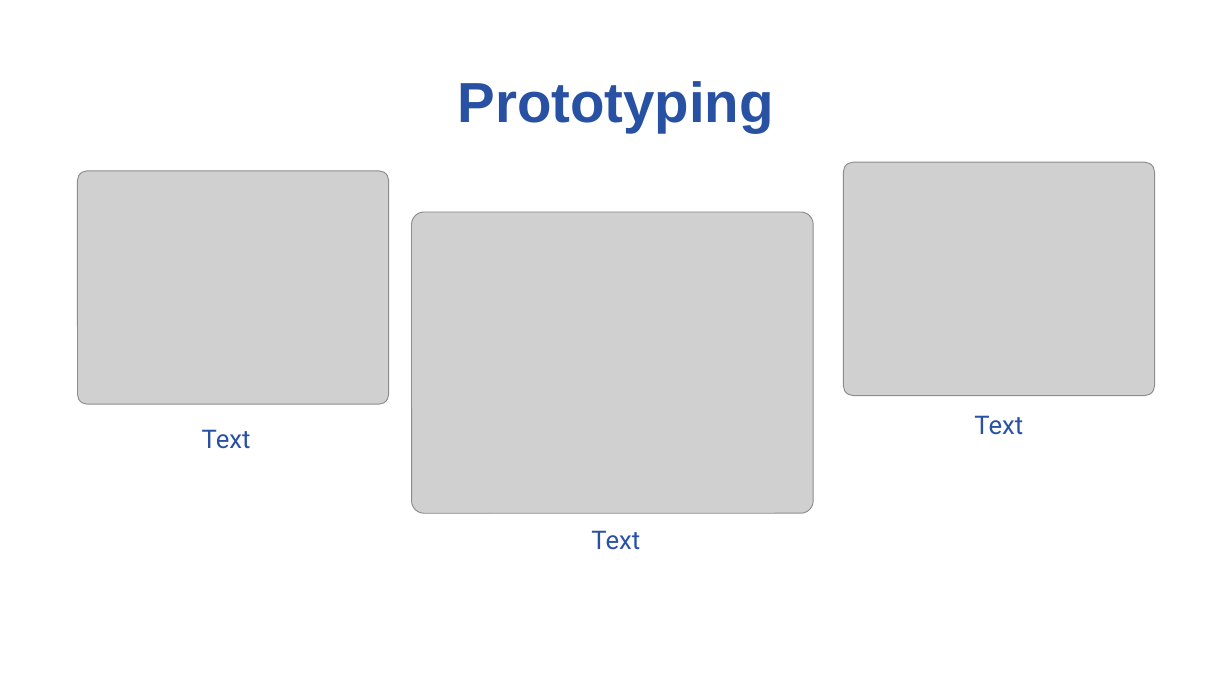
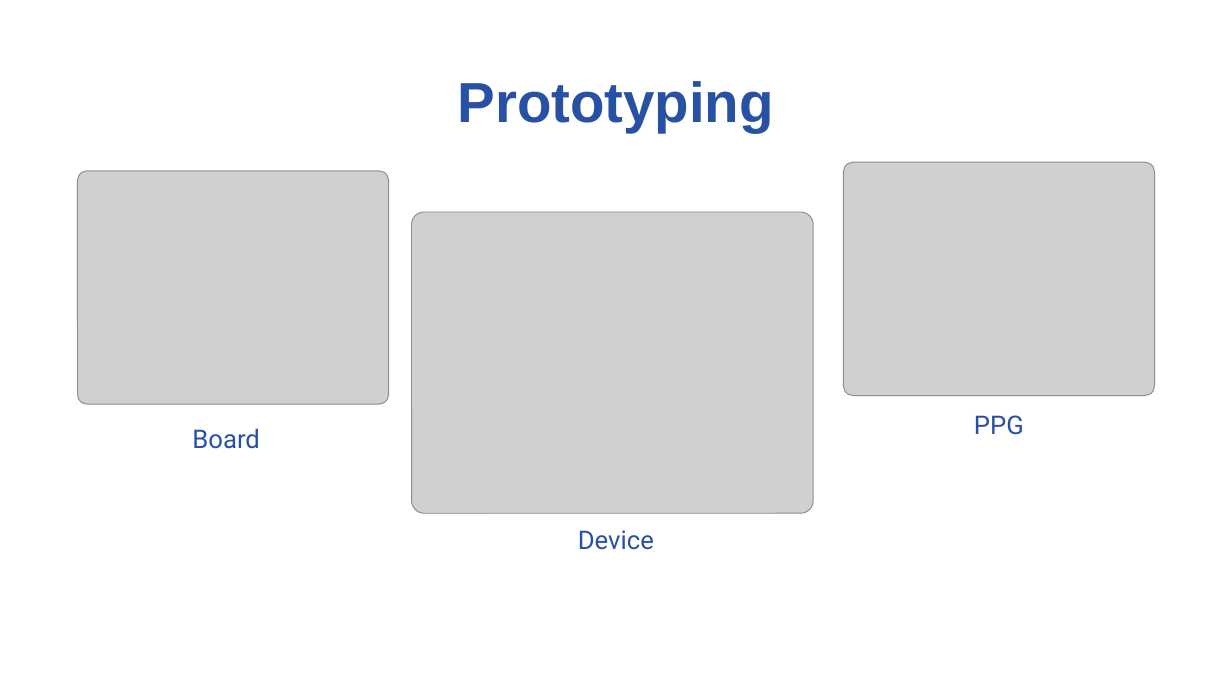
Before and after one commit to ramirez915/BioE-CS-494, a slide deck: slide 2 of Lab 2 ppt.pptx. Drawn at 1232x693 pixels with LibreOffice and Linux fonts; fonts in the diff are those of the drawing; grey boxes stand for pictures; background and template pictures are left out. Boxes give left, top, right and bottom in pixels: in the first picture for what was removed or moved away, otherwise in the second. Text is boxed around its words. In the diff, an @@ line names an element or a change of style, - is before the commit and + after.

```diff
--- a/Lab 2 ppt.pptx
+++ b/Lab 2 ppt.pptx
@@ text at <box>974,415,1024,435</box>: text changed @@
-Text
+PPG
@@ text at <box>192,428,260,449</box>: text changed @@
-Text
+Board
@@ text at <box>578,530,654,550</box>: text changed @@
-Text
+Device
```
Also in this commit, not shown: 2 other slides changed, 2 slides added, 2 slides removed.
